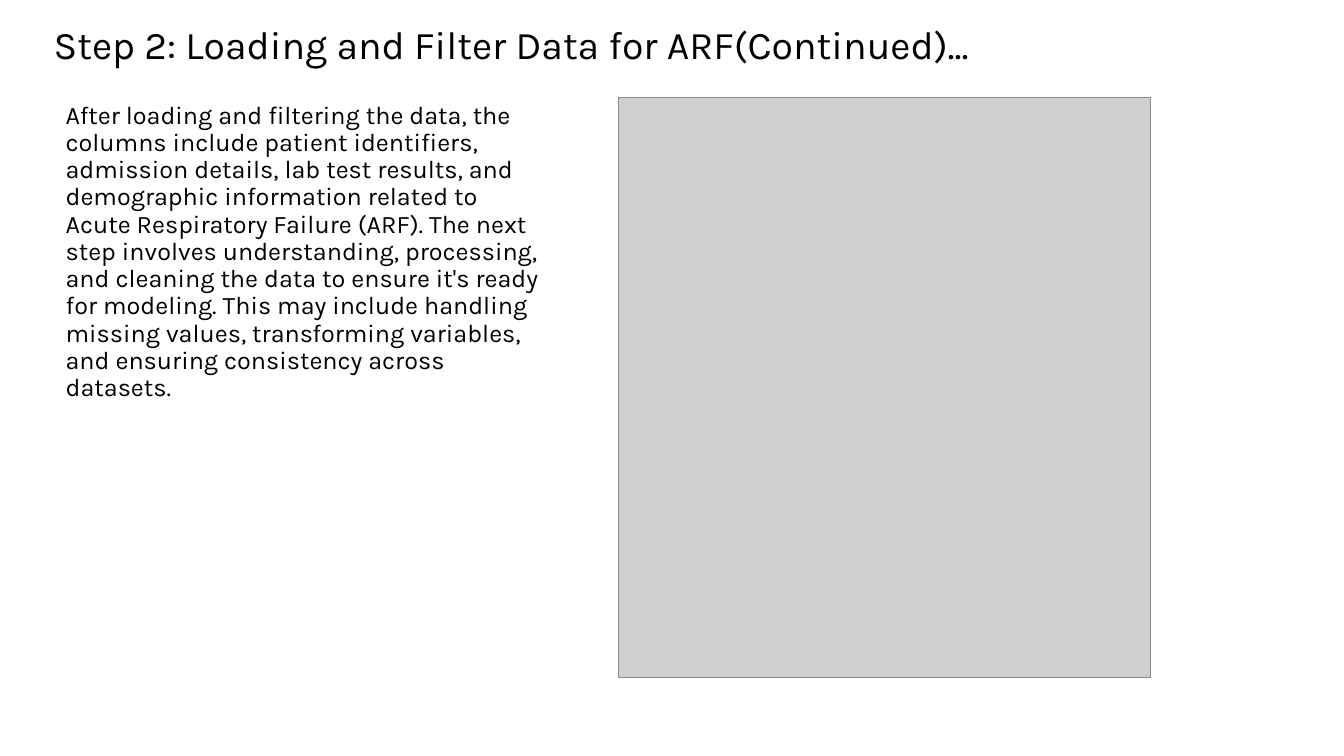
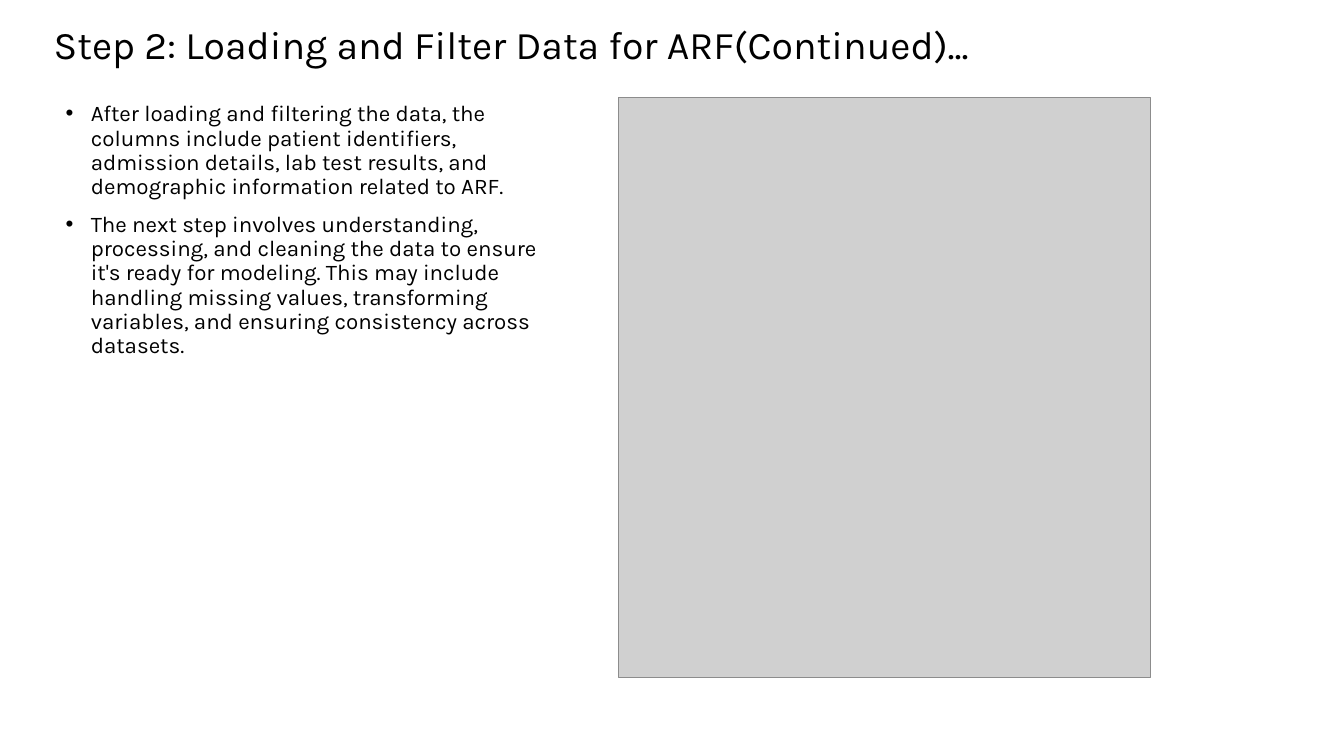
Before and after one commit to AnkitaSavaliya/AIH, a slide deck: slide 7 of ML-DL_MIMIC-IV_ARF_MORTALITY_PREDICTION.pptx. Drawn at 1344x756 pixels with LibreOffice and Linux fonts; fonts in the diff are those of the drawing; grey boxes stand for pictures. Boxes give left, top, right and bottom in pixels: in the first picture for what was removed or moved away, otherwise in the second. Text is boxed around its words. In the diff, an @@ line names an element or a change of style, - is before the commit and + after.

```diff
--- a/ML-DL_MIMIC-IV_ARF_MORTALITY_PREDICTION.pptx
+++ b/ML-DL_MIMIC-IV_ARF_MORTALITY_PREDICTION.pptx
@@ text at (91, 105, 537, 354): text changed; size 18 to 16 pt @@
-After loading and filtering the data, the columns include patient identifiers, admission details, lab test results, and demographic information related to Acute Respiratory Failure (ARF). The next step involves understanding, processing, and cleaning the data to ensure it's ready for modeling. This may include handling missing values, transforming variables, and ensuring consistency across datasets.
+• After loading and filtering the data, the columns include patient identifiers, admission details, lab test results, and demographic information related to ARF.
+• The next step involves understanding, processing, and cleaning the data to ensure it's ready for modeling. This may include handling missing values, transforming variables, and ensuring consistency across datasets.
```
Also in this commit, not shown: 18 other slides changed, 1 other file.
